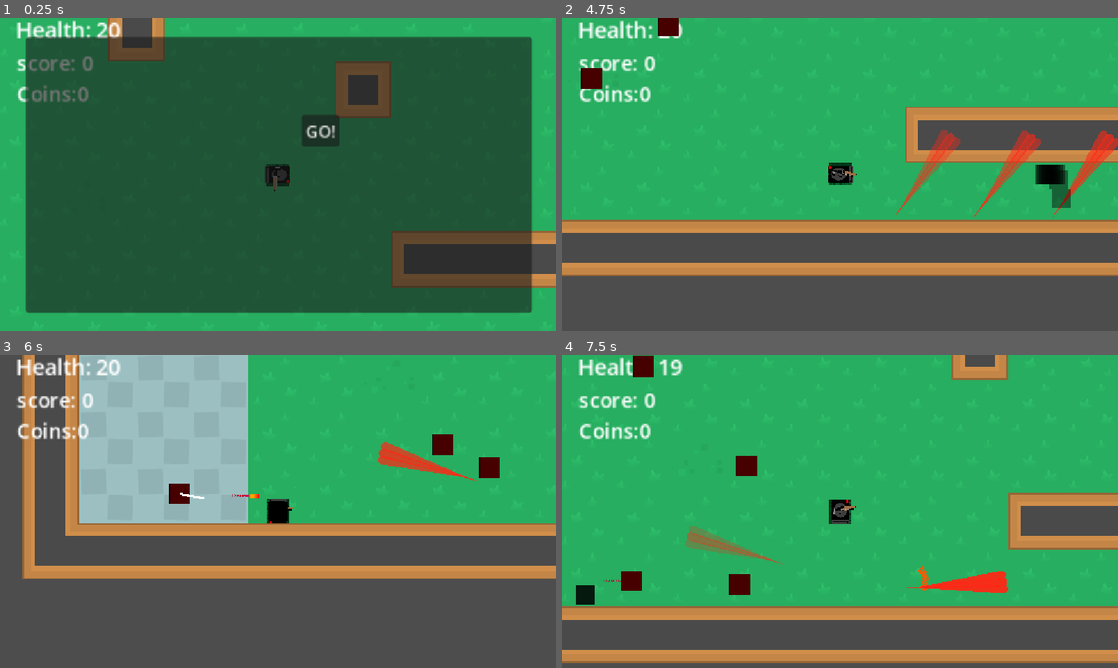
Above: before the commit, frames 1-4 (two rows, left to right).
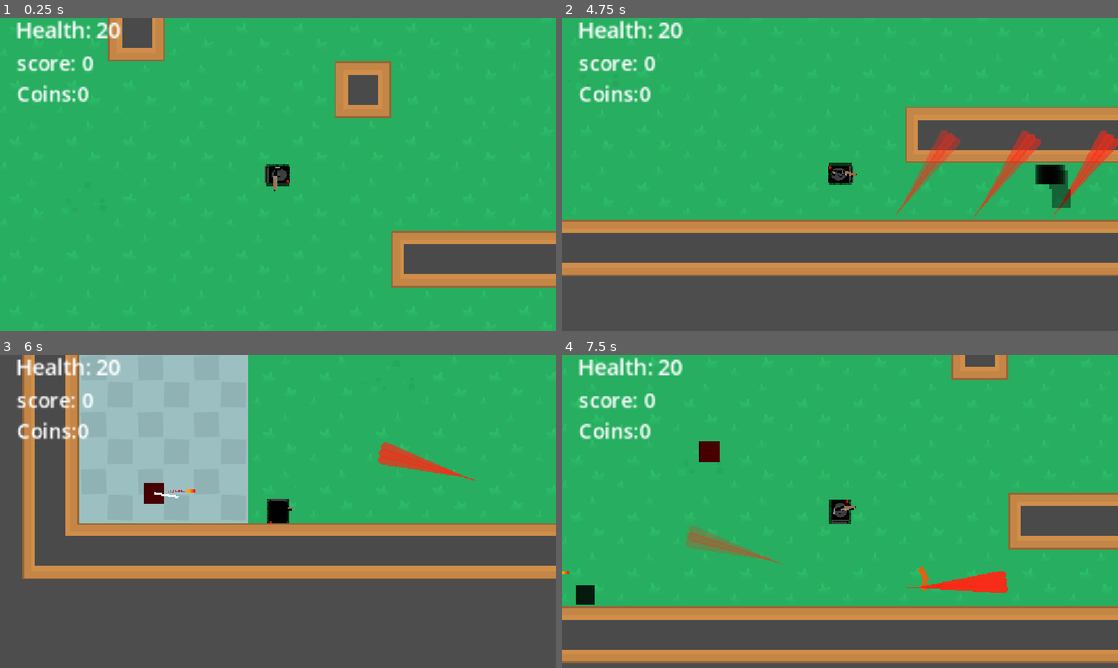
Above: after the commit, the same moments.

Repository: isaacK-428/shot_gun_craze
Game: Godot game, scene res://scenes/maps/courtyard.tscn
Two runs of this game, one before a commit and one after it. Both use one fixed random seed, a clock stepped at 60 frames per second and the inputs below.
Inputs (mouse positions are in pixels of both pictures, inside the frame that each line leads up to):
- Up to frame 1 (0.25 s): no input
- Up to frame 2 (4.75 s): click (884, 130) at 0.5 s, where only the run before the commit has a clickable "GO!"; move the mouse to (962, 158) at 1.27 s; hold Right (go_right) 1.28-2.03 s; tap Shift (dash) at 1.35, 3.6 s; move the mouse to (728, 190) at 2.02 s; hold Down (go_down) 2.03-2.78 s; tap E (melee_attack) at 2.1, 4.35 s; move the mouse to (895, 105) at 2.77 s; hold Right (go_right) 2.78-3.53 s; hold Space (shoot) 2.78-3.53 s; move the mouse to (812, 237) at 3.52 s; hold Up (go_up) 3.53-4.28 s; move the mouse to (1006, 221) at 4.27 s; hold Left (go_left) from 4.28 s (still down)
- Up to frame 3 (6 s): move the mouse to (111, 464) at 5.02 s; tap Space (shoot) at 5.1 s; move the mouse to (305, 511) at 5.77 s; release Left (go_left) at 5.78 s; hold Down (go_down) from 5.78 s (still down); tap Shift (dash) at 5.85 s
- Up to frame 4 (7.5 s): move the mouse to (756, 433) at 6.52 s; release Down (go_down) at 6.53 s; hold Right (go_right) 6.53-7.28 s; tap E (melee_attack) at 6.6 s; move the mouse to (962, 495) at 7.27 s; hold Up (go_up) from 7.28 s (still down); hold Space (shoot) from 7.28 s (still down)

The runs differ from the first frame. In frame 1, 80% of the frame differs, in the area x 4-96%, y 6-95%; in frame 2, 0.5%; in frame 3, 1.1%; in frame 4, 1.4%.

Commit message:
fixed wave bug
bug where  perks between waves would be weired on first one and say the wrong wave also enemies still sometimes die when attacking oplayer sometimes randomly delete

Diff:
--- a/scenes/maps/courtyard.tscn
+++ b/scenes/maps/courtyard.tscn
@@ -22,6 +22,7 @@
 weapon_equiped = "shot gun"
 
 [node name="perks" type="Control" parent="player" unique_id=1914402013]
+visible = false
 layout_mode = 3
 anchors_preset = 0
 offset_right = 40.0
@@ -38,10 +39,28 @@
 [node name="Button" type="Button" parent="player/perks" unique_id=261758271]
 z_index = 11
 layout_mode = 0
-offset_left = 23.275864
-offset_top = -57.758625
-offset_right = 60.275864
-offset_bottom = -26.758625
+offset_left = -17.241383
+offset_top = 89.6552
+offset_right = 19.758617
+offset_bottom = 120.6552
+text = "GO!"
+
+[node name="Button2" type="Button" parent="player/perks" unique_id=2093742038]
+z_index = 11
+layout_mode = 0
+offset_left = 49.137936
+offset_top = 89.6552
+offset_right = 86.13794
+offset_bottom = 120.6552
+text = "GO!"
+
+[node name="Button3" type="Button" parent="player/perks" unique_id=1034363159]
+z_index = 11
+layout_mode = 0
+offset_left = -86.20691
+offset_top = 89.6552
+offset_right = -49.20691
+offset_bottom = 120.6552
 text = "GO!"
 
 [node name="enemy_spawn_container" type="Node" parent="." unique_id=495950726]
@@ -68,3 +87,5 @@
 position = Vector2(498, 173)
 
 [connection signal="pressed" from="player/perks/Button" to="." method="_on_button_pressed"]
+[connection signal="pressed" from="player/perks/Button2" to="." method="_on_button_2_pressed"]
+[connection signal="pressed" from="player/perks/Button3" to="." method="_on_button_3_pressed"]
--- a/scenes/maps/harbour.tscn
+++ b/scenes/maps/harbour.tscn
@@ -22,6 +22,48 @@
 position = Vector2(572, -658.00006)
 health = 20
 weapon_equiped = "shot gun"
+
+[node name="perks" type="Control" parent="player" unique_id=259043188]
+visible = false
+layout_mode = 3
+anchors_preset = 0
+offset_right = 40.0
+offset_bottom = 40.0
+mouse_filter = 2
+
+[node name="Panel" type="Panel" parent="player/perks" unique_id=1709171423]
+layout_mode = 0
+offset_left = -245.68968
+offset_top = -133.62071
+offset_right = 248.27592
+offset_bottom = 135.34486
+
+[node name="Button" type="Button" parent="player/perks" unique_id=1719282220]
+z_index = 11
+layout_mode = 0
+offset_left = -17.241383
+offset_top = 89.6552
+offset_right = 19.758617
+offset_bottom = 120.6552
+text = "GO!"
+
+[node name="Button2" type="Button" parent="player/perks" unique_id=1627974154]
+z_index = 11
+layout_mode = 0
+offset_left = 49.137936
+offset_top = 89.6552
+offset_right = 86.13794
+offset_bottom = 120.6552
+text = "GO!"
+
+[node name="Button3" type="Button" parent="player/perks" unique_id=656931804]
+z_index = 11
+layout_mode = 0
+offset_left = -86.20691
+offset_top = 89.6552
+offset_right = -49.20691
+offset_bottom = 120.6552
+text = "GO!"
 
 [node name="enemy_spawn_container" type="Node" parent="." unique_id=495950726]
 
@@ -54,3 +96,7 @@
 
 [node name="interest_point3" parent="." unique_id=997267898 instance=ExtResource("6_rlgnk")]
 position = Vector2(1574, -861)
+
+[connection signal="pressed" from="player/perks/Button" to="." method="_on_button_pressed"]
+[connection signal="pressed" from="player/perks/Button2" to="." method="_on_button_2_pressed"]
+[connection signal="pressed" from="player/perks/Button3" to="." method="_on_button_3_pressed"]
--- a/scenes/maps/house_map.tscn
+++ b/scenes/maps/house_map.tscn
@@ -7,7 +7,7 @@
 [ext_resource type="PackedScene" uid="uid://dmjpu32frimxm" path="res://scenes/enemy_spawner.tscn" id="5_lc3ey"]
 [ext_resource type="PackedScene" uid="uid://bumyycpihha8h" path="res://scenes/interest_point.tscn" id="6_ocko7"]
 
-[node name="house_map" type="Node2D" unique_id=1647013442]
+[node name="defualt_map" type="Node2D" unique_id=1647013442]
 script = ExtResource("1_4dmfg")
 
 [node name="tile_map" parent="." unique_id=1029105637 instance=ExtResource("2_2b2o2")]
@@ -20,6 +20,48 @@
 [node name="player" parent="." unique_id=156242723 instance=ExtResource("4_1lhhg")]
 health = 20
 weapon_equiped = "shot gun"
+
+[node name="perks" type="Control" parent="player" unique_id=1316172198]
+visible = false
+layout_mode = 3
+anchors_preset = 0
+offset_right = 40.0
+offset_bottom = 40.0
+mouse_filter = 2
+
+[node name="Panel" type="Panel" parent="player/perks" unique_id=70876950]
+layout_mode = 0
+offset_left = -245.68968
+offset_top = -133.62071
+offset_right = 248.27592
+offset_bottom = 135.34486
+
+[node name="Button" type="Button" parent="player/perks" unique_id=2094265376]
+z_index = 11
+layout_mode = 0
+offset_left = -17.241383
+offset_top = 89.6552
+offset_right = 19.758617
+offset_bottom = 120.6552
+text = "GO!"
+
+[node name="Button2" type="Button" parent="player/perks" unique_id=2058703112]
+z_index = 11
+layout_mode = 0
+offset_left = 49.137936
+offset_top = 89.6552
+offset_right = 86.13794
+offset_bottom = 120.6552
+text = "GO!"
+
+[node name="Button3" type="Button" parent="player/perks" unique_id=527036199]
+z_index = 11
+layout_mode = 0
+offset_left = -86.20691
+offset_top = 89.6552
+offset_right = -49.20691
+offset_bottom = 120.6552
+text = "GO!"
 
 [node name="enemy_spawn_container" type="Node" parent="." unique_id=495950726]
 
@@ -43,3 +85,7 @@
 
 [node name="interest_point3" parent="." unique_id=997267898 instance=ExtResource("6_ocko7")]
 position = Vector2(-252, 380)
+
+[connection signal="pressed" from="player/perks/Button" to="." method="_on_button_pressed"]
+[connection signal="pressed" from="player/perks/Button2" to="." method="_on_button_2_pressed"]
+[connection signal="pressed" from="player/perks/Button3" to="." method="_on_button_3_pressed"]
--- a/scripts/enemy.gd
+++ b/scripts/enemy.gd
@@ -21,7 +21,7 @@
 @export var player = Vector2.RIGHT
 @export var enemy_type: String = "normal"
 @onready var gun: Marker2D = $Marker2D
-
+#take_damage()
 
 func _ready():
 	set_physics_process(false)
--- a/scripts/hud.gd
+++ b/scripts/hud.gd
@@ -18,8 +18,9 @@
 	if can_wave == true && Wave!=0:
 		#if Wave!=1:
 			#$Label.text = "Wave " + str(Wave-1)
-		if Wave!=1:
-			$Label.text = "Wave " + str(Wave-1)
+		#if Wave!=1:
+		if 1==1:
+			$Label.text = "Wave " + str(Wave)
 			$Label.show()
 			var tween = create_tween()
 			tween.set_parallel(true)
--- a/scripts/interest_point.gd
+++ b/scripts/interest_point.gd
@@ -6,9 +6,7 @@
 	pass # Replace with function body.
 
 
-# Called every frame. 'delta' is the elapsed time since the previous frame.
-func _process(delta: float) -> void:
-	pass
+
 
 
 func _on_area_2d_body_entered(body: Node2D) -> void:
--- a/scripts/main_scene.gd
+++ b/scripts/main_scene.gd
@@ -9,6 +9,7 @@
 
 # Called when the node enters the scene tree for the first time.
 func _ready() -> void:
+
 	randomize()
 	d = cheese.difficulty
 	await get_tree().create_timer(2.0).timeout
@@ -17,6 +18,7 @@
 
 # Called every frame. 'delta' is the elapsed time since the previous frame.
 func _process(delta: float) -> void:
+	print(wave_n)
 
 	#if Input.is_action_just_pressed("restart"):
 		#get_tree().reload_current_scene()
@@ -55,9 +57,13 @@
 		$player/perks.show()
 		$player/perks/Panel.show()
 		$player/perks/Button.show()
+		$player/perks/Button2.show()
+		$player/perks/Button3.show()
 		var deletes = get_tree().get_nodes_in_group("bullet")
 		for i in deletes:
 			i.queue_free()
+	else:
+		pass
 		#wave(wave_n)
 	#wave(wave_n)
 
@@ -71,9 +77,22 @@
 
 
 func _on_button_pressed() -> void:
+	hide_UI()
+
+
+func _on_button_2_pressed() -> void:
+	hide_UI()
+
+
+func _on_button_3_pressed() -> void:
+	hide_UI()
+func hide_UI():
 	cheese.choose_perks = false
 	wave(wave_n)
 	#$player/perks.hide()
 	$player/perks/Panel.hide()
 	$player/perks/Button.hide()
+	$player/perks/Button2.hide()
+	$player/perks/Button3.hide()
+
 	waiting_for_perk == false
